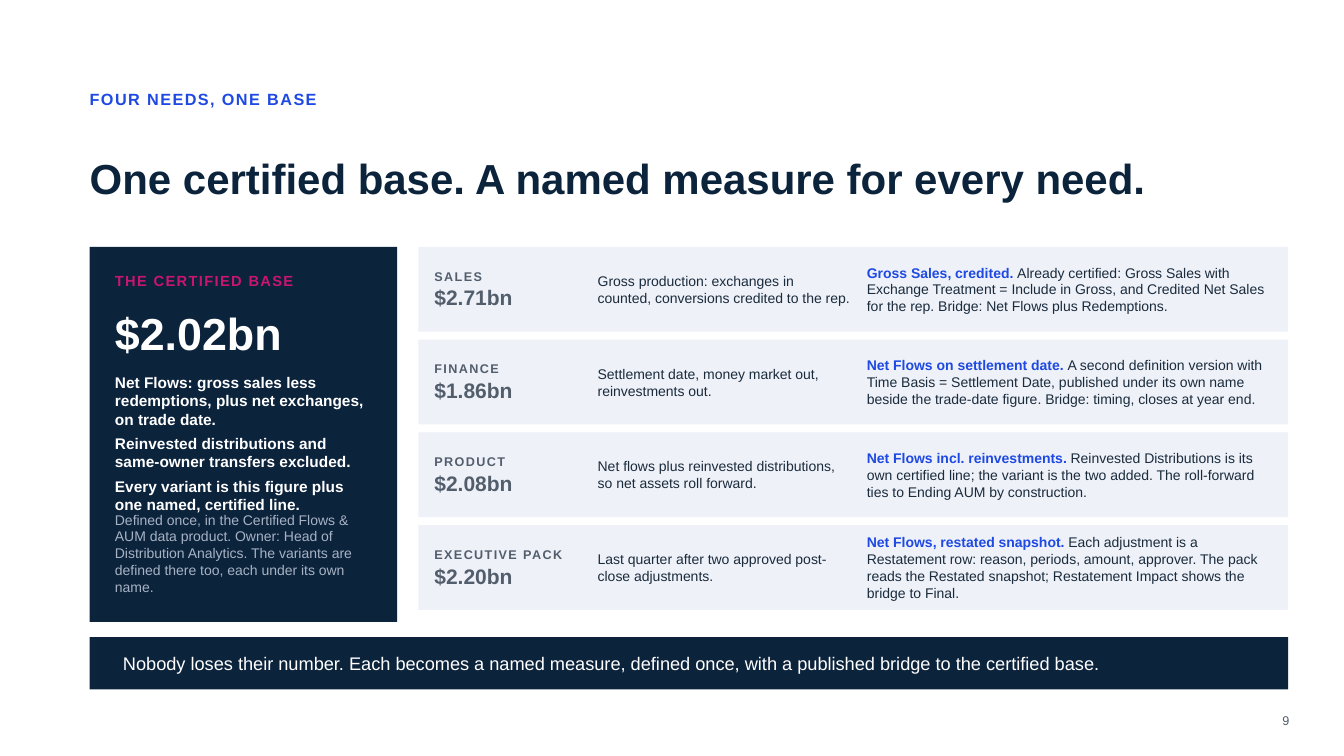
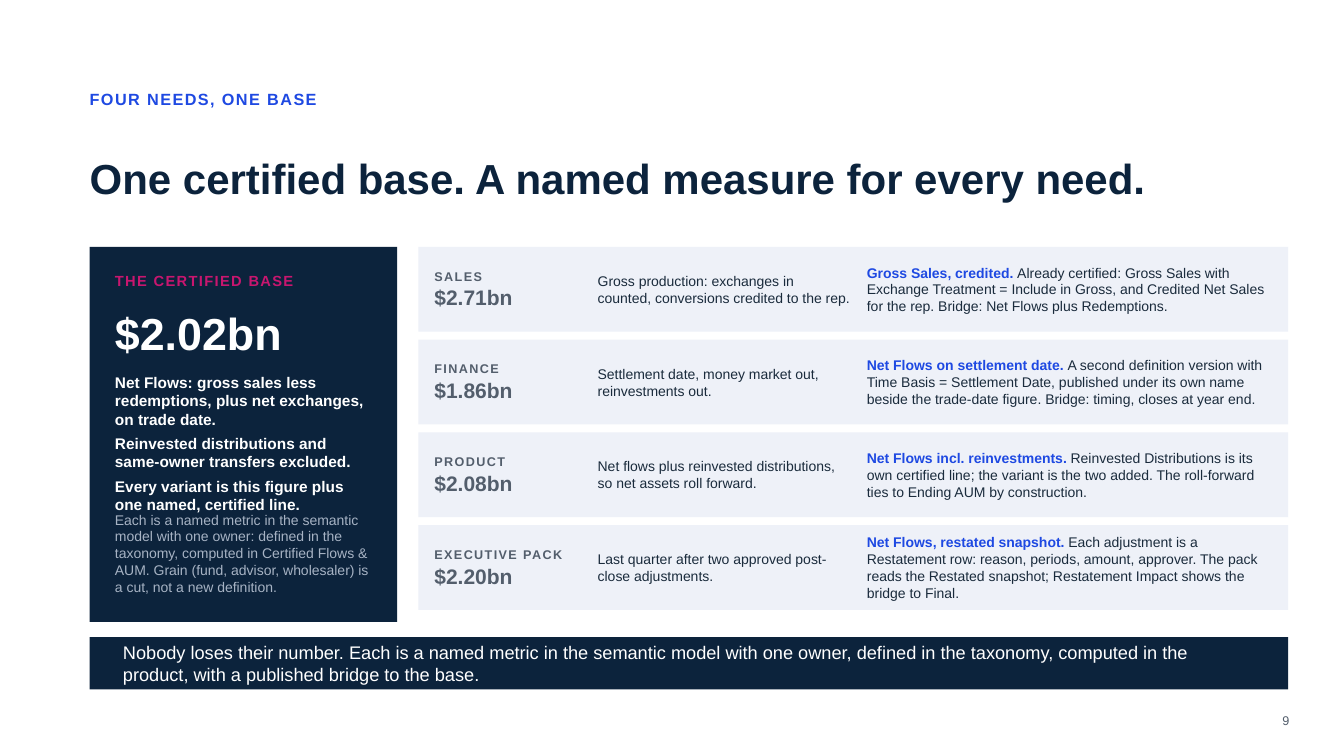
Before and after one commit to jlassetco/amt, a slide deck: slide 9 of Asset_Manager_Data_Pitch_Deck.pptx. Drawn at 1344x756 pixels with LibreOffice and Linux fonts; fonts in the diff are those of the drawing. Boxes give left, top, right and bottom in pixels: in the first picture for what was removed or moved away, otherwise in the second. Text is boxed around its words. In the diff, an @@ line names an element or a change of style, - is before the commit and + after.

Commit message:
Update Asset_Manager_Data_Pitch_Deck.pptx (2026-10-22)

```diff
--- a/Asset_Manager_Data_Pitch_Deck.pptx
+++ b/Asset_Manager_Data_Pitch_Deck.pptx
@@ text at [115, 515, 368, 594]: text changed @@
-Defined once, in the Certified Flows & AUM data product. Owner: Head of Distribution Analytics. The variants are defined there too, each under its own name.
+Each is a named metric in the semantic model with one owner: defined in the taxonomy, computed in Certified Flows & AUM. Grain (fund, advisor, wholesaler) is a cut, not a new definition.
@@ text at [123, 645, 1187, 685]: text changed @@
-Nobody loses their number. Each becomes a named measure, defined once, with a published bridge to the certified base.
+Nobody loses their number. Each is a named metric in the semantic model with one owner, defined in the taxonomy, computed in the product, with a published bridge to the base.
```
